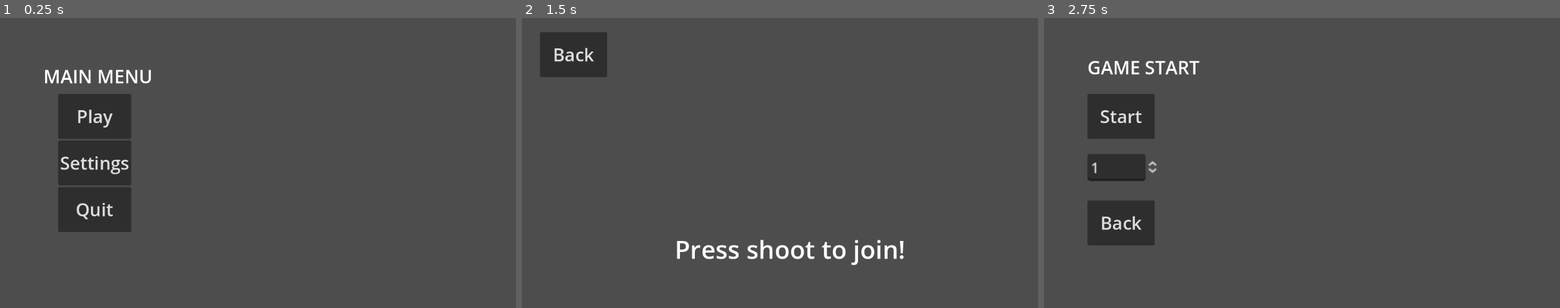
Above: before the commit, frames 1-3 (left to right).
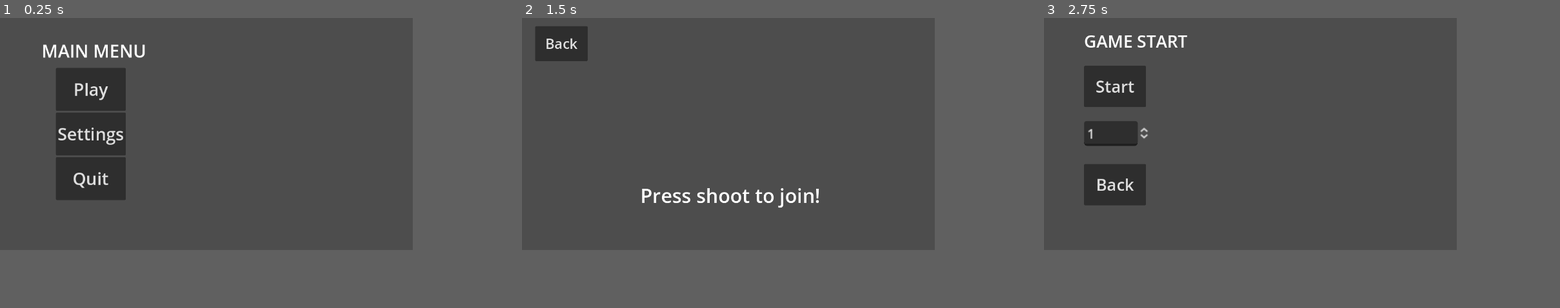
Above: after the commit, the same moments.

Repository: StickyBeacon/chasebox
Game: Godot game, scene res://spaces/main_menu.tscn
Same seed, same stepped clock (60 frames per second), same inputs: the game is played once before the commit and once after it. This scene is started directly instead of the project's main scene. The engine's default icon, where the game draws it, is replaced by a stand-in: a white triangle on a blue panel in a dark square.
Inputs:
- Up to frame 1 (0.25 s): no input
- Up to frame 2 (1.5 s): click "Play" at 0.5 s; click "Start" at 1.25 s
- Up to frame 3 (2.75 s): click "Back" at 2 s
In our replay, the window is 800x450 before the commit and 640x360 after it. These sizes can differ from the game's own. Grey fills any space a smaller window leaves; there, only what the larger window draws over its background counts as a difference.

The runs differ from the first frame. In frame 1, 4.9% of the frame differs, in the area x 8-30%, y 9-74%; in frame 2, 3.3%; in frame 3, 6.0%, in the area x 7-31%, y 6-79%.

Commit message:
StartOfAnimationManager

Diff:
--- /dev/null
+++ b/player/animation_manager.gd
@@ -0,0 +1,25 @@
+extends Node
+
+@onready var current_sprites = $"../../QueenSprites"
+@onready var player = $"../.."
+var previous_state = "Idle"
+
+
+func on_sprite_end():
+	pass
+
+
+func _process(delta: float) -> void:
+	current_sprites.scale.x = float(sign(player.velocity.x))
+
+	if player.is_on_floor():
+		if %Movement.is_moving():
+			current_sprites.play("Run")
+			return
+		else:
+			current_sprites.play("Idle")
+			return
+
+	if player.is_on_wall():
+		current_sprites.play("Wall")
+		return
--- a/player/player.tscn
+++ b/player/player.tscn
@@ -1,33 +1,34 @@
-[gd_scene load_steps=18 format=3 uid="uid://ce8oxjeft3feq"]
+[gd_scene load_steps=19 format=3 uid="uid://ce8oxjeft3feq"]
 
 [ext_resource type="Script" path="res://player/player.gd" id="1_bt2nw"]
 [ext_resource type="Texture2D" uid="uid://88dxptj35hph" path="res://icon.svg" id="1_q0tl4"]
 [ext_resource type="Script" path="res://player/player_movement.gd" id="3_4uyti"]
 [ext_resource type="Script" path="res://player/player_shooting.gd" id="4_y48kl"]
-[ext_resource type="Texture2D" uid="uid://8t7m5pij44ai" path="res://assets/images/Queen/Air1.png" id="5_bsww1"]
-[ext_resource type="Texture2D" uid="uid://c1g4dpomgvfc" path="res://assets/images/Queen/Idle1.png" id="5_t1qqu"]
-[ext_resource type="Texture2D" uid="uid://cd6vopmwi1kyh" path="res://assets/images/Queen/Idle2.png" id="6_dr8du"]
-[ext_resource type="Texture2D" uid="uid://bi2aq251gc8hy" path="res://assets/images/Queen/Air2.png" id="6_fgra0"]
-[ext_resource type="Texture2D" uid="uid://fdxc10t3fxvv" path="res://assets/images/Queen/Jump1.png" id="9_6wwsa"]
-[ext_resource type="Texture2D" uid="uid://oudqsf0f5qlp" path="res://assets/images/Queen/Roll1.png" id="10_fwce3"]
-[ext_resource type="Texture2D" uid="uid://dcoymh84li4g7" path="res://assets/images/Queen/Roll2.png" id="11_3p2rg"]
-[ext_resource type="Texture2D" uid="uid://ljjgijmpxd86" path="res://assets/images/Queen/Run1.png" id="12_sfxtd"]
-[ext_resource type="Texture2D" uid="uid://himqjidn3nkj" path="res://assets/images/Queen/Run2.png" id="13_3rxsj"]
-[ext_resource type="Texture2D" uid="uid://bnoie3c8vytcm" path="res://assets/images/Queen/Wall.png" id="14_6ytq1"]
+[ext_resource type="Texture2D" uid="uid://c1g4dpomgvfc" path="res://assets/images/Queen/Idle1.png" id="5_fqvax"]
+[ext_resource type="Script" path="res://player/animation_manager.gd" id="5_hwcfy"]
+[ext_resource type="Texture2D" uid="uid://8t7m5pij44ai" path="res://assets/images/Queen/Air1.png" id="5_m4uwu"]
+[ext_resource type="Texture2D" uid="uid://cd6vopmwi1kyh" path="res://assets/images/Queen/Idle2.png" id="6_4e5a3"]
+[ext_resource type="Texture2D" uid="uid://bi2aq251gc8hy" path="res://assets/images/Queen/Air2.png" id="6_41fis"]
+[ext_resource type="Texture2D" uid="uid://fdxc10t3fxvv" path="res://assets/images/Queen/Jump1.png" id="9_cwxh1"]
+[ext_resource type="Texture2D" uid="uid://oudqsf0f5qlp" path="res://assets/images/Queen/Roll1.png" id="10_45m88"]
+[ext_resource type="Texture2D" uid="uid://dcoymh84li4g7" path="res://assets/images/Queen/Roll2.png" id="11_d4ave"]
+[ext_resource type="Texture2D" uid="uid://ljjgijmpxd86" path="res://assets/images/Queen/Run1.png" id="12_8bp8k"]
+[ext_resource type="Texture2D" uid="uid://himqjidn3nkj" path="res://assets/images/Queen/Run2.png" id="13_v8w1b"]
+[ext_resource type="Texture2D" uid="uid://bnoie3c8vytcm" path="res://assets/images/Queen/Wall.png" id="14_3egus"]
 
 [sub_resource type="RectangleShape2D" id="RectangleShape2D_wu2jy"]
 
 [sub_resource type="CircleShape2D" id="CircleShape2D_3coyb"]
 radius = 66.0681
 
-[sub_resource type="SpriteFrames" id="SpriteFrames_4p1t2"]
+[sub_resource type="SpriteFrames" id="SpriteFrames_r07f8"]
 animations = [{
 "frames": [{
 "duration": 1.0,
-"texture": ExtResource("5_bsww1")
+"texture": ExtResource("5_m4uwu")
 }, {
 "duration": 1.0,
-"texture": ExtResource("6_fgra0")
+"texture": ExtResource("6_41fis")
 }],
 "loop": true,
 "name": &"Air",
@@ -46,41 +47,41 @@
 }, {
 "frames": [{
 "duration": 1.0,
-"texture": ExtResource("9_6wwsa")
+"texture": ExtResource("9_cwxh1")
 }],
-"loop": true,
+"loop": false,
 "name": &"Jump",
 "speed": 10.0
 }, {
 "frames": [{
 "duration": 1.0,
-"texture": ExtResource("10_fwce3")
+"texture": ExtResource("10_45m88")
 }, {
 "duration": 1.0,
-"texture": ExtResource("11_3p2rg")
+"texture": ExtResource("11_d4ave")
 }],
-"loop": true,
+"loop": false,
 "name": &"Roll",
 "speed": 10.0
 }, {
 "frames": [{
 "duration": 1.0,
-"texture": ExtResource("12_sfxtd")
+"texture": ExtResource("12_8bp8k")
 }, {
 "duration": 1.0,
-"texture": ExtResource("13_3rxsj")
+"texture": ExtResource("13_v8w1b")
 }],
 "loop": true,
 "name": &"Run",
-"speed": 8.0
+"speed": 10.0
 }, {
 "frames": [{
 "duration": 1.0,
-"texture": ExtResource("14_6ytq1")
+"texture": ExtResource("14_3egus")
 }],
 "loop": true,
 "name": &"Wall",
-"speed": 3.0
+"speed": 5.0
 }]
 
 [node name="Player" type="CharacterBody2D"]
@@ -105,6 +106,9 @@
 
 [node name="Shooting" type="Node" parent="PrivateScripts"]
 script = ExtResource("4_y48kl")
+
+[node name="AnimationManager" type="Node" parent="PrivateScripts"]
+script = ExtResource("5_hwcfy")
 
 [node name="Timers" type="Node" parent="."]
 
@@ -146,13 +150,12 @@
 unique_name_in_owner = true
 shape = SubResource("CircleShape2D_3coyb")
 
-[node name="AnimatedSprite2D" type="AnimatedSprite2D" parent="."]
+[node name="QueenSprites" type="AnimatedSprite2D" parent="."]
 texture_filter = 1
-position = Vector2(0, -37)
-scale = Vector2(4.16, 4.16)
-sprite_frames = SubResource("SpriteFrames_4p1t2")
-animation = &"Wall"
-frame_progress = 0.241096
+position = Vector2(0, -9)
+sprite_frames = SubResource("SpriteFrames_r07f8")
+animation = &"Air"
+autoplay = "Idle"
 
 [connection signal="timeout" from="Timers/JumpBufferTimer" to="." method="_on_jump_buffer_timer_timeout"]
 [connection signal="body_entered" from="ChaseHitbox" to="." method="_on_chase_hitbox_body_entered"]
--- a/player/player_movement.gd
+++ b/player/player_movement.gd
@@ -100,3 +100,7 @@
 
 func add_force(force:Vector2):
 	player.velocity += force
+
+
+func is_moving():
+	return false if Input.get_axis(input_dict["left"],input_dict["right"]) == 0 else true
--- a/project.godot
+++ b/project.godot
@@ -22,8 +22,9 @@
 
 [display]
 
+window/size/viewport_width=640
+window/size/viewport_height=360
 window/stretch/mode="viewport"
-window/stretch/aspect="expand"
 
 [input]
 
--- a/spaces/arena.tscn
+++ b/spaces/arena.tscn
@@ -85,6 +85,7 @@
 [node name="Camera2D" type="Camera2D" parent="."]
 unique_name_in_owner = true
 scale = Vector2(1, 0.428172)
+zoom = Vector2(0.5, 0.5)
 
 [node name="GameUI" type="CanvasLayer" parent="."]
 
--- a/spaces/main_menu.tscn
+++ b/spaces/main_menu.tscn
@@ -12,7 +12,6 @@
 
 [node name="StartGame" type="Control" parent="CanvasLayer"]
 unique_name_in_owner = true
-visible = false
 layout_mode = 3
 anchors_preset = 4
 anchor_top = 0.5
@@ -21,6 +20,7 @@
 offset_right = 40.0
 offset_bottom = 20.0
 grow_vertical = 2
+scale = Vector2(0.64033, 0.64033)
 
 [node name="BackButton" type="Button" parent="CanvasLayer/StartGame"]
 custom_minimum_size = Vector2(150, 100)
@@ -84,6 +84,7 @@
 anchor_top = 0.5
 anchor_bottom = 0.5
 grow_vertical = 2
+scale = Vector2(0.665937, 0.665937)
 
 [node name="Label" type="Label" parent="CanvasLayer/MainMenu"]
 layout_mode = 0
@@ -138,6 +139,7 @@
 offset_right = 40.0
 offset_bottom = 20.0
 grow_vertical = 2
+scale = Vector2(0.550824, 0.550824)
 
 [node name="MenuLabel" type="Label" parent="CanvasLayer/Settings"]
 layout_mode = 0
@@ -167,6 +169,7 @@
 
 [node name="CharacterSelection" type="Control" parent="CanvasLayer"]
 unique_name_in_owner = true
+visible = false
 layout_mode = 3
 anchors_preset = 8
 anchor_left = 0.5
@@ -179,6 +182,7 @@
 offset_bottom = 20.0
 grow_horizontal = 2
 grow_vertical = 2
+scale = Vector2(0.541722, 0.541722)
 script = ExtResource("2_ovsai")
 
 [node name="BackButton" type="Button" parent="CanvasLayer/CharacterSelection"]
Not shown: 1 places in player/player.tscn that only renumber resources
